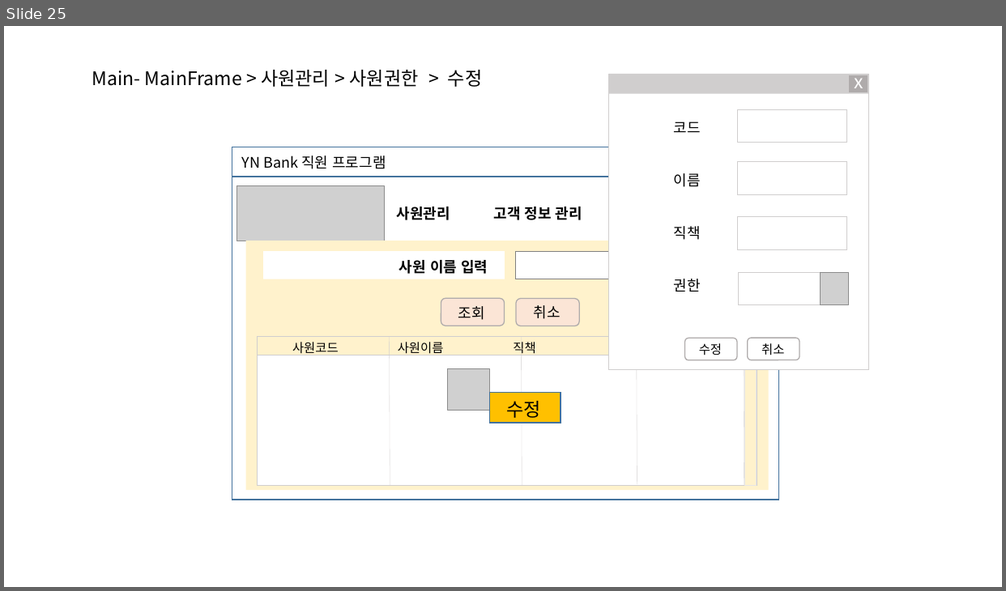
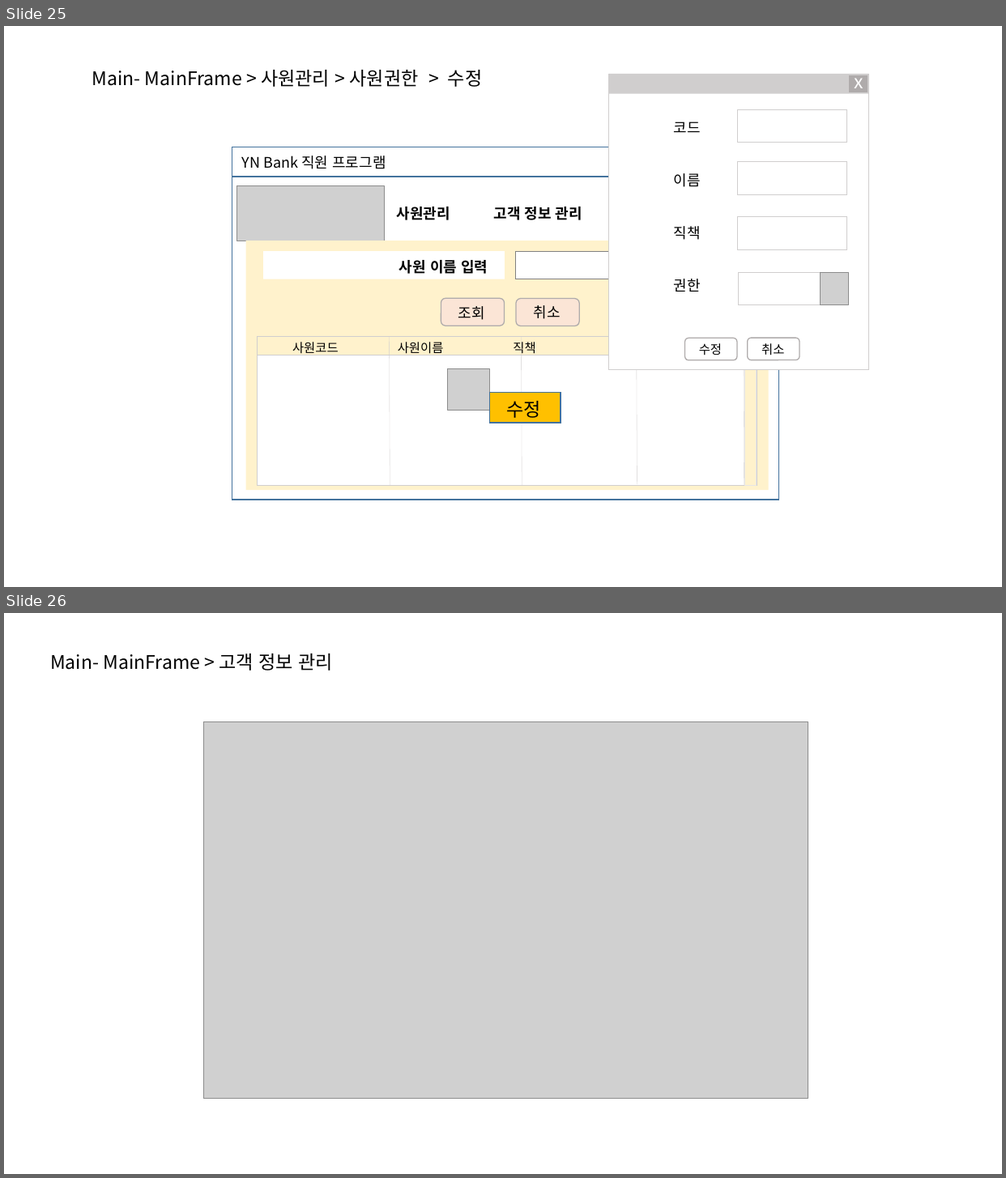
Before and after one commit to DaeguIT-MinSuKim/yi_java3st_2team, a slide deck: file/NEW UI 설계화면.pptx. Shown one above the other, each under a label of ours: slide 25 before the commit, slides 25 and 26 after it. The pictures are 1006x591 and 1006x1178 pixels, drawn with LibreOffice and Linux fonts; fonts in the diff are those of the drawing; grey boxes stand for pictures; background and template pictures are left out. Boxes give left, top, right and bottom in pixels: in the first picture for what was removed or moved away, otherwise in the second. Text is boxed around its words. In the diff, an @@ line names an element or a change of style, - is before the commit and + after.

Commit message:
고객팀 / 1. UI 설계화면 작성 2. 화면 설계 작성 3. 고객개인정보, 상품 추가시 중복체크 기능 추가

```diff
--- a/file/NEW UI 설계화면.pptx
+++ b/file/NEW UI 설계화면.pptx
@@ slide 26 added at (4,613,1002,1174), background #FFFFFF @@
@@ text added at (50,653,333,671), 18 pt, text #000000 @@
+Main- MainFrame > 고객 정보 관리
@@ picture added at (203,722,808,1099) @@
```
Also in this commit, not shown: 20 other slides added, 11 other files.
